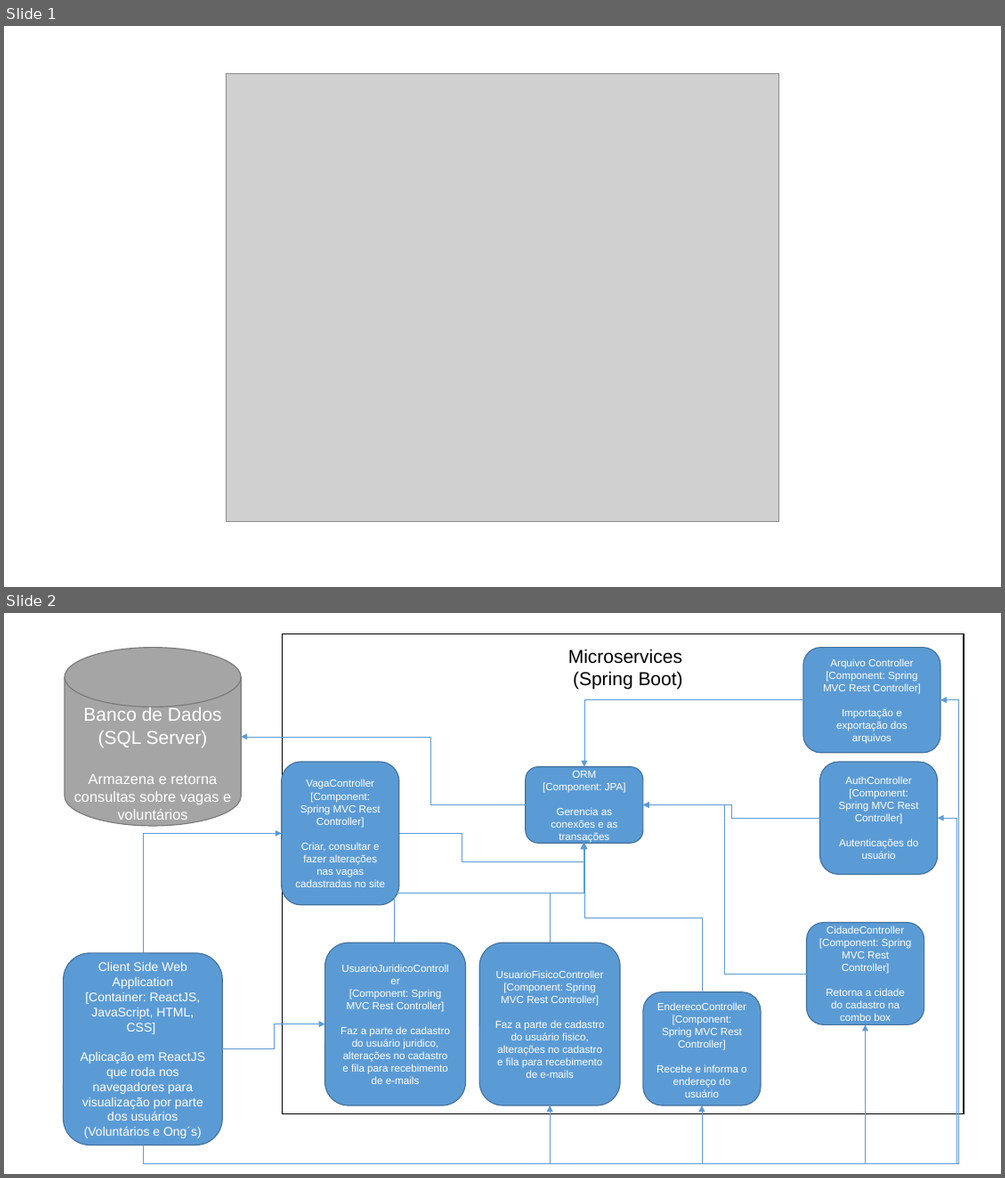
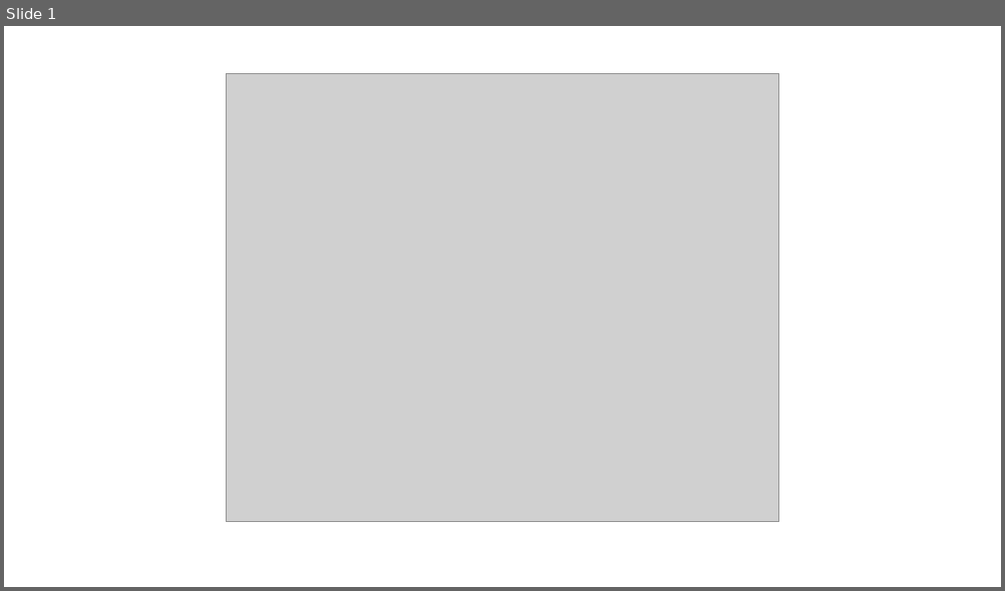
Before and after one commit to BandTec/20201-3adsa-grupo3, a slide deck: documentacao/sistema/DesenhoDeArquitetura.pptx. Shown one above the other, each under a label of ours: slides 1 and 2 before the commit, slide 1 after it. The pictures are 1005x1178 and 1005x591 pixels, drawn with LibreOffice and Linux fonts; fonts in the diff are those of the drawing; grey boxes stand for pictures. Boxes give left, top, right and bottom in pixels: in the first picture for what was removed or moved away, otherwise in the second. Text is boxed around its words. In the diff, an @@ line names an element or a change of style, - is before the commit and + after.

```diff
--- a/documentacao/sistema/DesenhoDeArquitetura.pptx
+++ b/documentacao/sistema/DesenhoDeArquitetura.pptx
@@ slide 2 removed at box(4, 613, 1001, 1174), background #FFFFFF @@
@@ rectangle removed at box(283, 634, 964, 1113) @@
@@ cylinder removed at box(65, 648, 241, 826) @@
-Banco de Dados
-(SQL Server)
-Armazena e retorna consultas sobre vagas e voluntários
@@ text removed at box(568, 649, 683, 690) @@
-Microservices
-(Spring Boot)
@@ rounded rectangle removed at box(803, 648, 940, 753) @@
-Arquivo Controller
-[Component: Spring MVC Rest Controller]
-Importação e exportação dos arquivos
@@ elbow arrow removed from (143, 1144) to (940, 699) @@
@@ elbow arrow removed from (803, 699) to (584, 767) @@
@@ elbow arrow removed from (526, 804) to (241, 737) @@
@@ rounded rectangle removed at box(282, 762, 399, 905) @@
-VagaController
-[Component: Spring MVC Rest Controller]
-Criar, consultar e fazer alterações nas vagas cadastradas no site
@@ rounded rectangle removed at box(526, 767, 643, 844) @@
-ORM
-[Component: JPA]
-Gerencia as conexões e as transações
@@ rounded rectangle removed at box(820, 762, 938, 874) @@
-AuthController
-[Component: Spring MVC Rest Controller]
-Autenticações do usuário
@@ elbow arrow removed from (143, 1144) to (938, 818) @@
@@ elbow arrow removed from (807, 973) to (643, 804) @@
@@ elbow arrow removed from (820, 818) to (643, 804) @@
@@ elbow arrow removed from (143, 953) to (282, 834) @@
@@ elbow arrow removed from (395, 943) to (583, 843) @@
@@ elbow arrow removed from (399, 834) to (584, 843) @@
@@ elbow arrow removed from (550, 943) to (584, 843) @@
@@ elbow arrow removed from (702, 992) to (584, 843) @@
@@ rounded rectangle removed at box(807, 923, 923, 1025) @@
-CidadeController
-[Component: Spring MVC Rest Controller]
-Retorna a cidade do cadastro na combo box
@@ rounded rectangle removed at box(63, 953, 222, 1145) @@
-Client Side Web Application
-[Container: ReactJS, JavaScript, HTML, CSS]
-Aplicação em ReactJS que roda nos navegadores para visualização por parte dos usuários (Voluntários e Ong´s)
@@ rounded rectangle removed at box(324, 943, 465, 1106) @@
-UsuarioJuridicoController
-[Component: Spring MVC Rest Controller]
-Faz a parte de cadastro do usuário juridico, alterações no cadastro e fila para recebimento de e-mails
@@ rounded rectangle removed at box(479, 943, 620, 1106) @@
-UsuarioFisicoController
-[Component: Spring MVC Rest Controller]
-Faz a parte de cadastro do usuário fisico, alterações no cadastro e fila para recebimento de e-mails
@@ rounded rectangle removed at box(643, 992, 760, 1106) @@
-EnderecoController
-[Component: Spring MVC Rest Controller]
-Recebe e informa o endereço do usuário
@@ elbow arrow removed from (143, 1144) to (866, 1024) @@
@@ elbow arrow removed from (222, 1049) to (324, 1024) @@
@@ elbow arrow removed from (143, 1144) to (550, 1105) @@
@@ elbow arrow removed from (143, 1144) to (702, 1105) @@
```
Also in this commit, not shown: 1 slide added, 6 other files.
